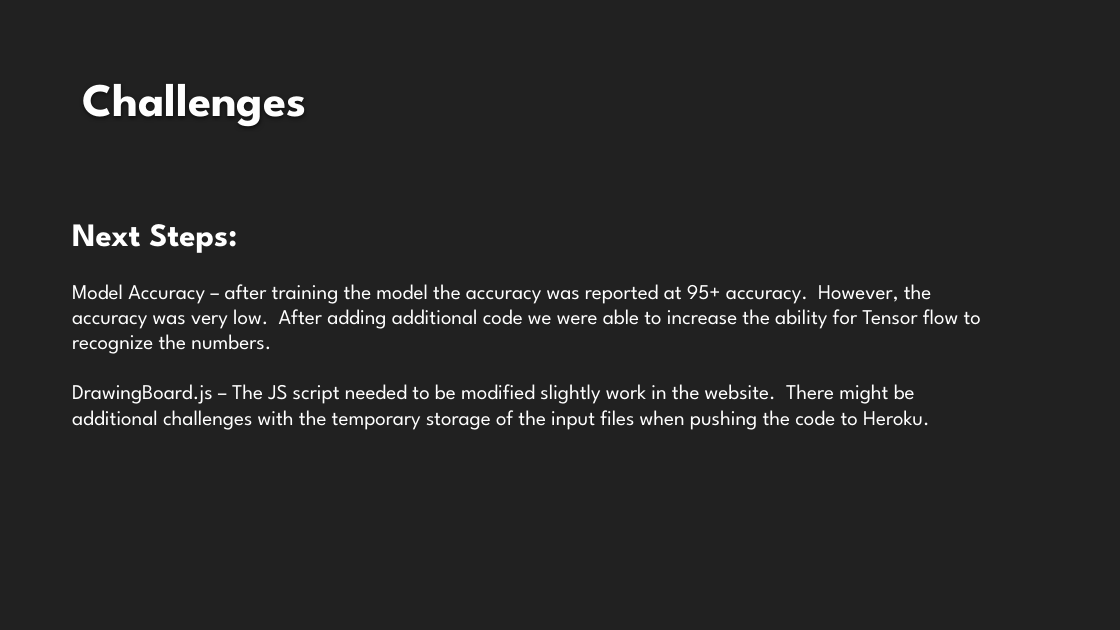
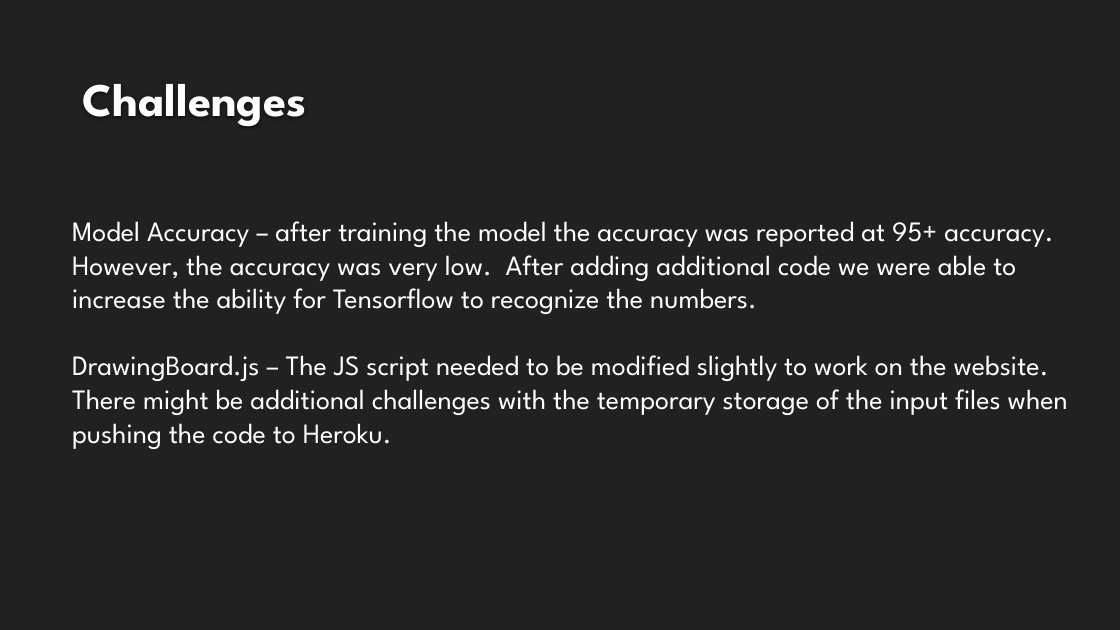
Before and after one commit to bpaynich/ZipML, a slide deck: slide 5 of Machine learning Zip code finder.pptx (slide 4 before the commit). Drawn at 1120x630 pixels with LibreOffice and Linux fonts; fonts in the diff are those of the drawing; background and template pictures are left out. Boxes give left, top, right and bottom in pixels: in the first picture for what was removed or moved away, otherwise in the second. Text is boxed around its words. In the diff, an @@ line names an element or a change of style, - is before the commit and + after.

Commit message:
PPT

```diff
--- a/Machine learning Zip code finder.pptx
+++ b/Machine learning Zip code finder.pptx
@@ text at (72,221,1068,449): text changed; size 18 to 24 pt @@
-Next Steps:
-Model Accuracy – after training the model the accuracy was reported at 95+ accuracy. However, the accuracy was very low. After adding additional code we were able to increase the ability for Tensor flow to recognize the numbers.
-DrawingBoard.js – The JS script needed to be modified slightly work in the website. There might be additional challenges with the temporary storage of the input files when pushing the code to Heroku.
+Model Accuracy – after training the model the accuracy was reported at 95+ accuracy. However, the accuracy was very low. After adding additional code we were able to increase the ability for Tensorflow to recognize the numbers.
+DrawingBoard.js – The JS script needed to be modified slightly to work on the website. There might be additional challenges with the temporary storage of the input files when pushing the code to Heroku.
```
Also in this commit, not shown: 4 other slides changed, 1 slide added.
